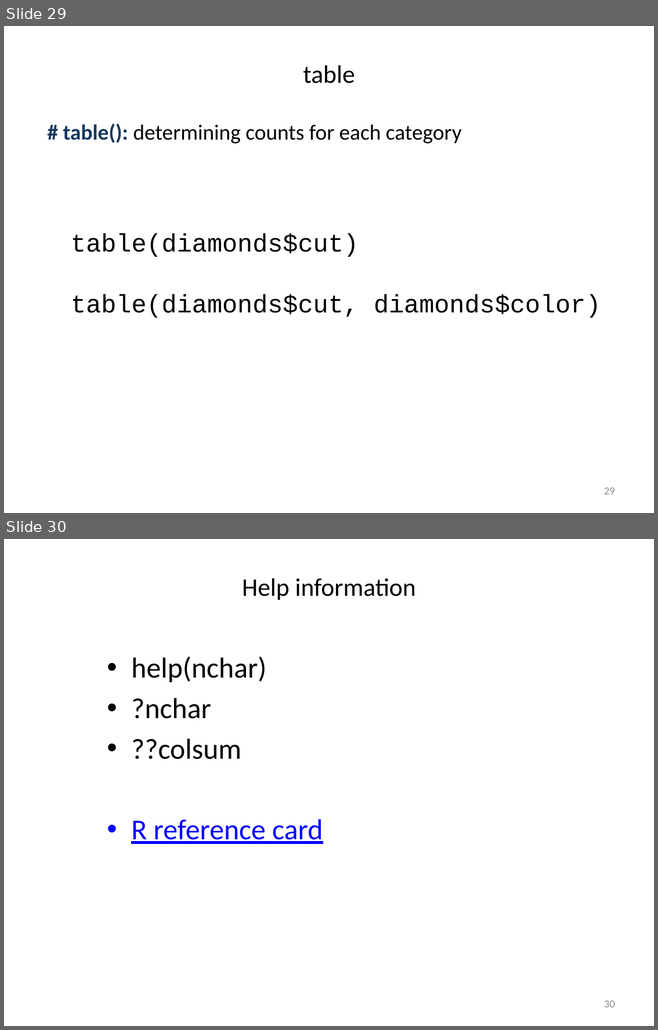
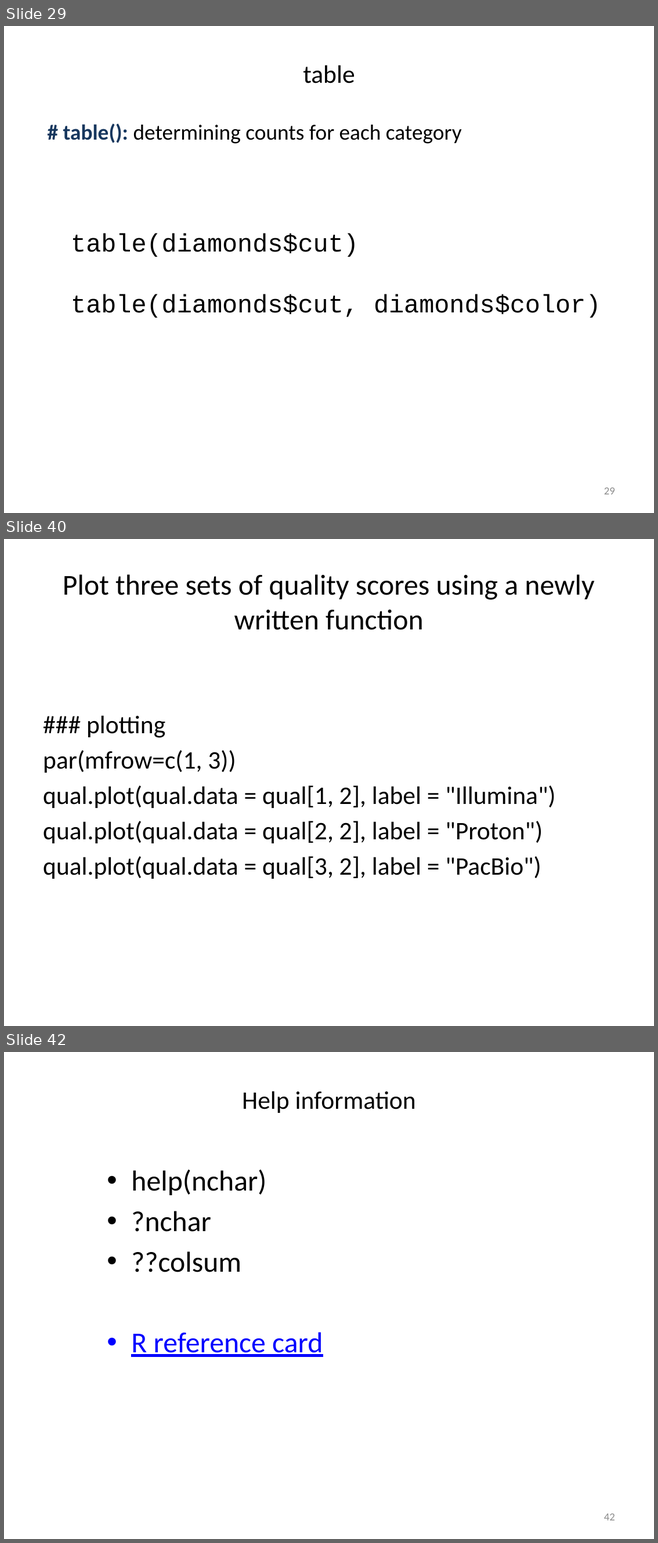
Before and after one commit to liu3zhenlab/teaching, a slide deck: PLPTH813Bioinformatis/2021/labs/lab03_R.pptx. Shown one above the other, each under a label of ours: slides 29 and 30 before the commit, slides 29, 40 and 42 after it; the slides between them are not shown. The pictures are 658x1030 and 658x1543 pixels, drawn with LibreOffice and Linux fonts; fonts in the diff are those of the drawing. Boxes give left, top, right and bottom in pixels: in the first picture for what was removed or moved away, otherwise in the second. Text is boxed around its words. In the diff, an @@ line names an element or a change of style, - is before the commit and + after.

```diff
--- a/PLPTH813Bioinformatis/2021/labs/lab03_R.pptx
+++ b/PLPTH813Bioinformatis/2021/labs/lab03_R.pptx
@@ slide 40 added at (4,539,654,1026), background #FFFFFF @@
@@ title added at (63,574,594,630), 32 pt, text #000000 @@
+Plot three sets of quality scores using a newly written function
@@ text added at (43,715,555,879), 28 pt, text #000000 @@
+### plotting
+par(mfrow=c(1, 3))
+qual.plot(qual.data = qual[1, 2], label = "Illumina")
+qual.plot(qual.data = qual[2, 2], label = "Proton")
+qual.plot(qual.data = qual[3, 2], label = "PacBio")
@@ what was slide 30 is now slide 42 @@
@@ page number at (604,1514,615,1521): text changed @@
-30
+42
```
Also in this commit, not shown: 11 other slides added, 14 other files.
